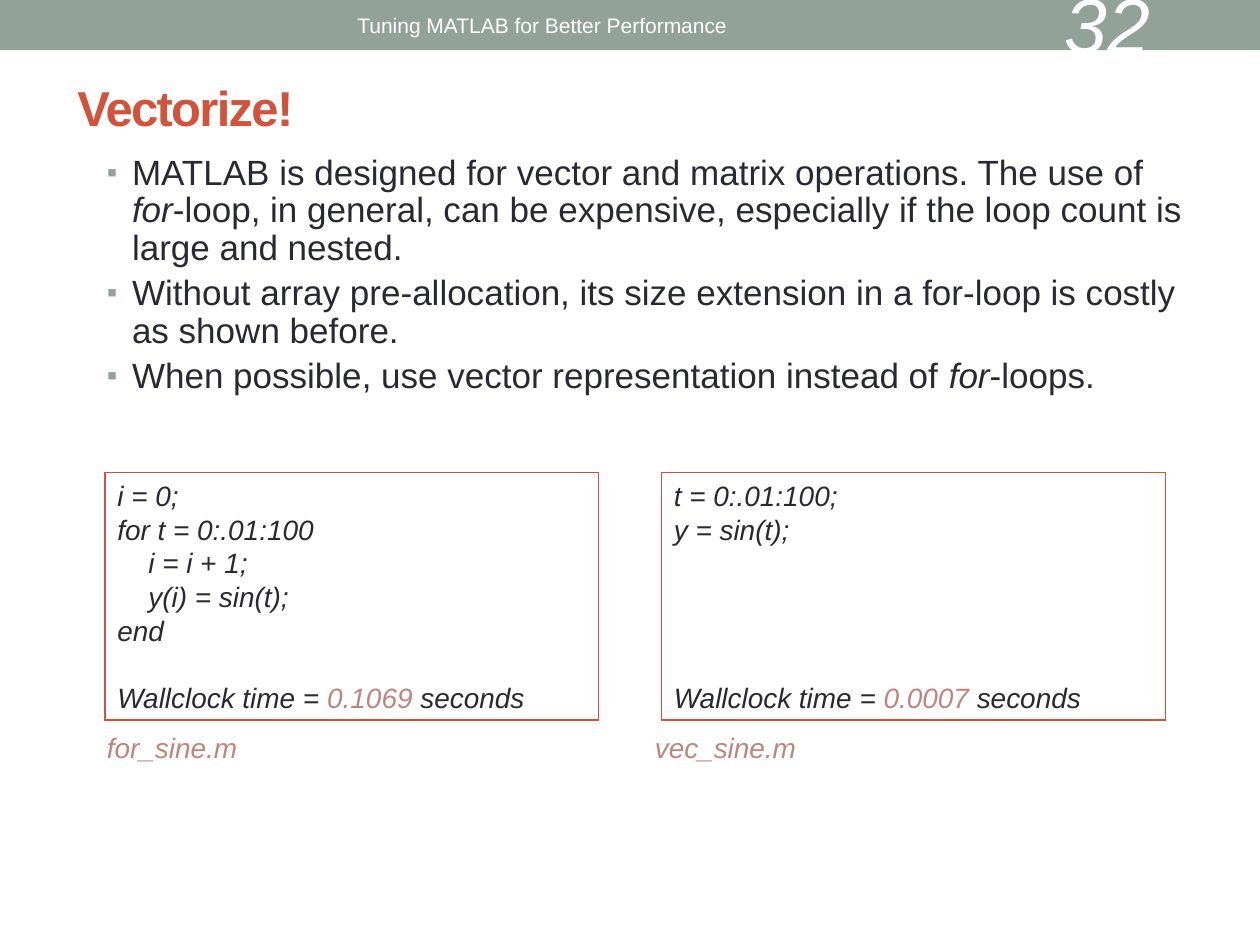
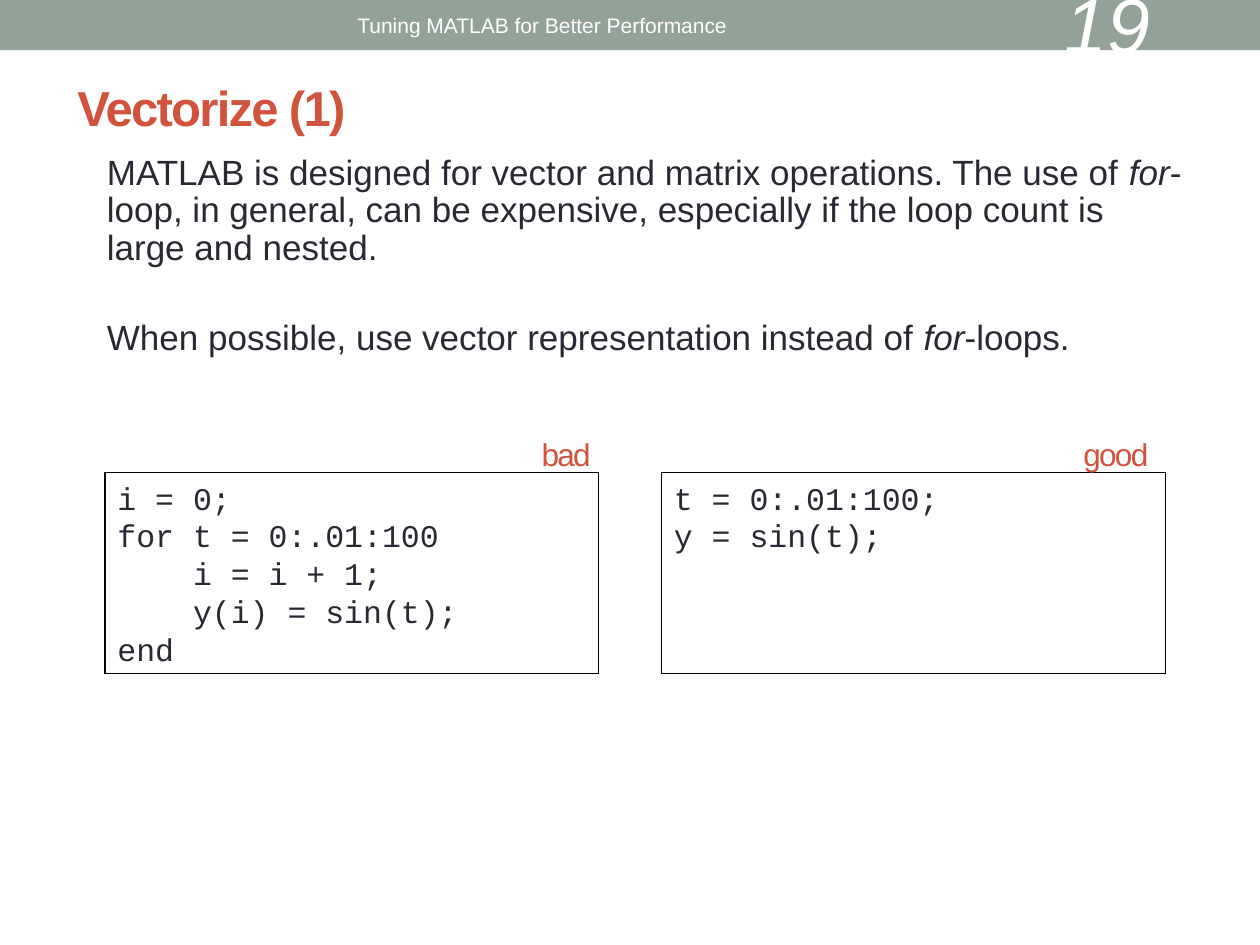
Before and after one commit to keithfma/bu_tutorial_matlab_performance, a slide deck: slide 19 of slides.odp (slide 32 before the commit). Drawn at 1260x945 pixels with LibreOffice and Linux fonts; fonts in the diff are those of the drawing. Boxes give left, top, right and bottom in pixels: in the first picture for what was removed or moved away, otherwise in the second. Text is boxed around its words. In the diff, an @@ line names an element or a change of style, - is before the commit and + after.

```diff
--- a/slides.odp
+++ b/slides.odp
@@ page number at (x1=1064, y1=0, x2=1150, y2=68): text changed @@
-32
+19
@@ title at (x1=77, y1=90, x2=345, y2=136): text changed @@
-Vectorize!
+Vectorize (1)
@@ text "MATLAB is designed for vector ..." at (x1=107, y1=159, x2=1182, y2=357): bullet ▪ to none @@
@@ text at (x1=132, y1=279, x2=1176, y2=344): paragraph removed @@
-▪ Without array pre-allocation, its size extension in a for-loop is costly as shown before.
@@ text added at (x1=542, y1=443, x2=591, y2=467), 18 pt, text #D2533C @@
+bad
@@ text added at (x1=1083, y1=443, x2=1148, y2=472), 18 pt, text #D2533C @@
+good
@@ rectangle "i = 0;" resized from (x1=105, y1=472, x2=598, y2=719) to (x1=105, y1=472, x2=598, y2=674) @@
@@ rectangle "i = 0;" at (x1=105, y1=472, x2=598, y2=674): size 16 to 18 pt, font Arial to Courier New, italic off; outline #D2533C 0.74 pt to #000000 0.74 pt @@
@@ rectangle "t = 0:.01:100;" at (x1=662, y1=472, x2=1166, y2=674): size 16 to 18 pt, font Arial to Courier New, italic off; outline #D2533C 0.74 pt to #000000 0.74 pt @@
@@ rectangle "t = 0:.01:100;" resized from (x1=662, y1=472, x2=1166, y2=719) to (x1=662, y1=472, x2=1166, y2=674) @@
@@ text in rectangle at (x1=117, y1=687, x2=524, y2=709): paragraph removed @@
-Wallclock time = 0.1069 seconds
@@ text in rectangle at (x1=674, y1=687, x2=1081, y2=709): paragraph removed @@
-Wallclock time = 0.0007 seconds
@@ text removed at (x1=107, y1=738, x2=796, y2=762) @@
-for_sine.m vec_sine.m
```
Also in this commit, not shown: 17 other slides changed, 6 slides added, 15 slides removed, 1 other file.
